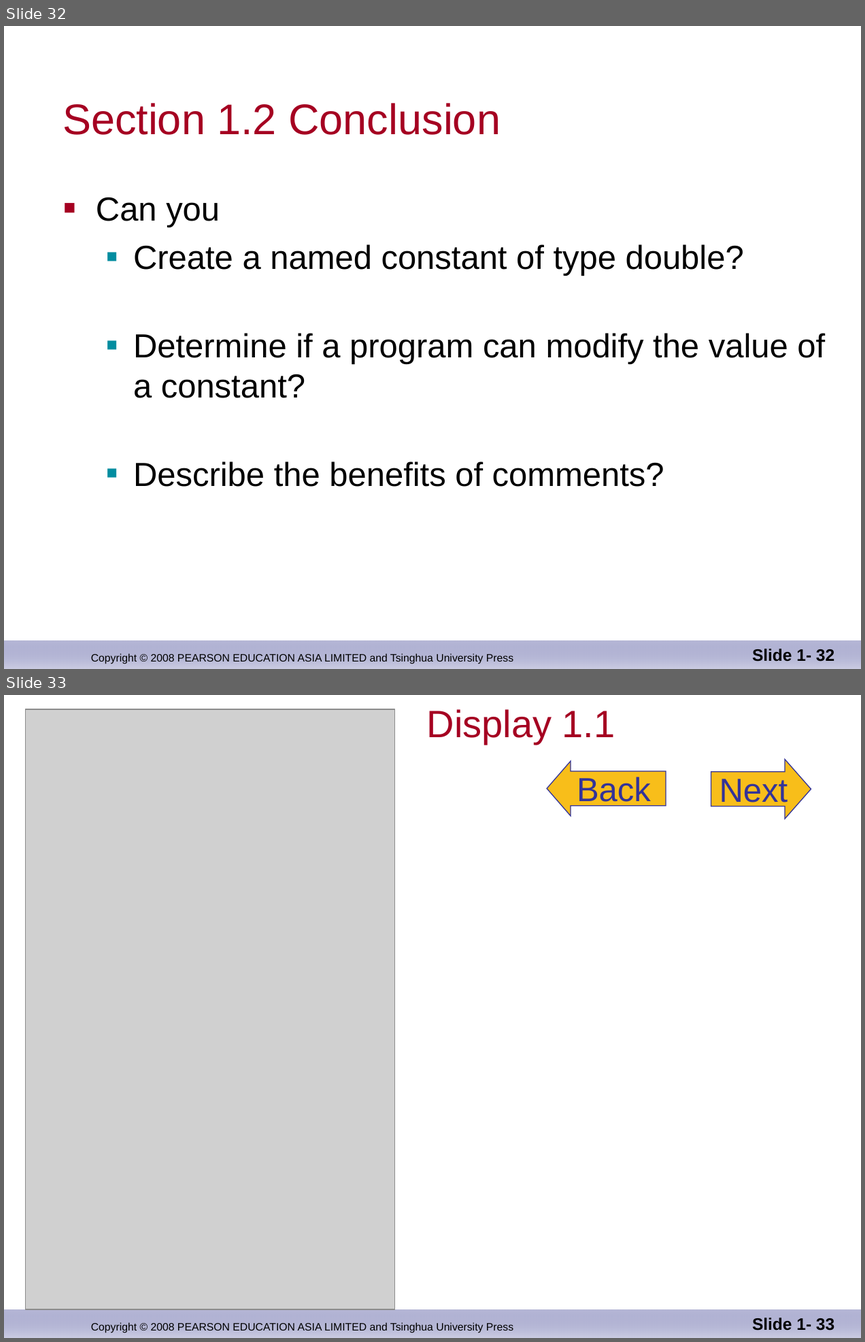
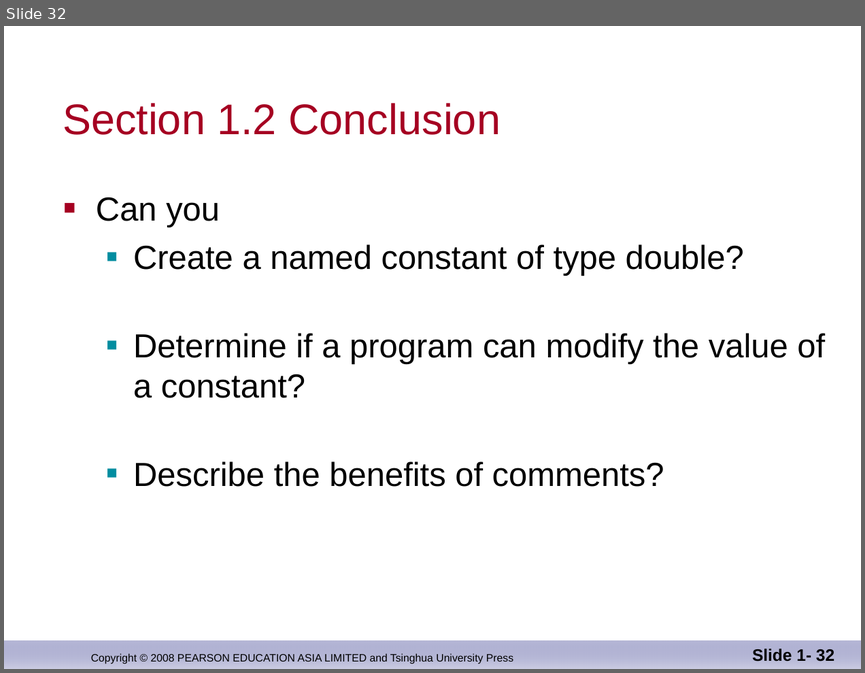
Before and after one commit to djuanbei/CPLUSPLUS, a slide deck: ppt/ch_01.ppt. Shown one above the other, each under a label of ours: slides 32 and 33 before the commit, slide 32 after it. The pictures are 865x1342 and 865x673 pixels, drawn with LibreOffice and Linux fonts; fonts in the diff are those of the drawing; grey boxes stand for pictures; background and template pictures are left out. Boxes give left, top, right and bottom in pixels: in the first picture for what was removed or moved away, otherwise in the second. Text is boxed around its words. In the diff, an @@ line names an element or a change of style, - is before the commit and + after.

Commit message:
modify ppt

```diff
--- a/ppt/ch_01.ppt
+++ b/ppt/ch_01.ppt
@@ slide 33 removed at (x1=4, y1=695, x2=861, y2=1338), background #FFFFFF; not listed: 2 template elements that a slide beside it also shows @@
@@ rectangle removed at (x1=4, y1=695, x2=418, y2=830) @@
@@ picture removed at (x1=26, y1=709, x2=395, y2=1309) @@
@@ title removed at (x1=427, y1=709, x2=615, y2=745) @@
-Display 1.1
@@ left arrow removed at (x1=547, y1=761, x2=666, y2=816) @@
-Back
@@ right arrow removed at (x1=711, y1=759, x2=811, y2=818) @@
-Next
@@ page number removed at (x1=752, y1=1317, x2=834, y2=1330) @@
-Slide 1- 33
```
